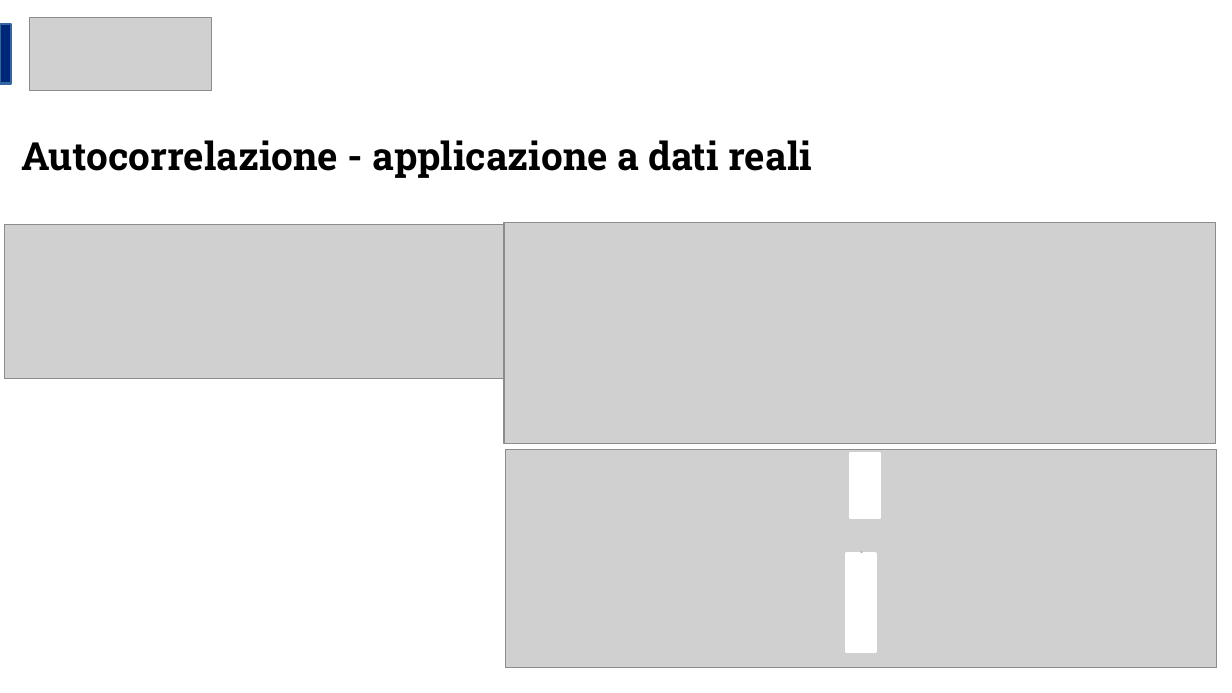
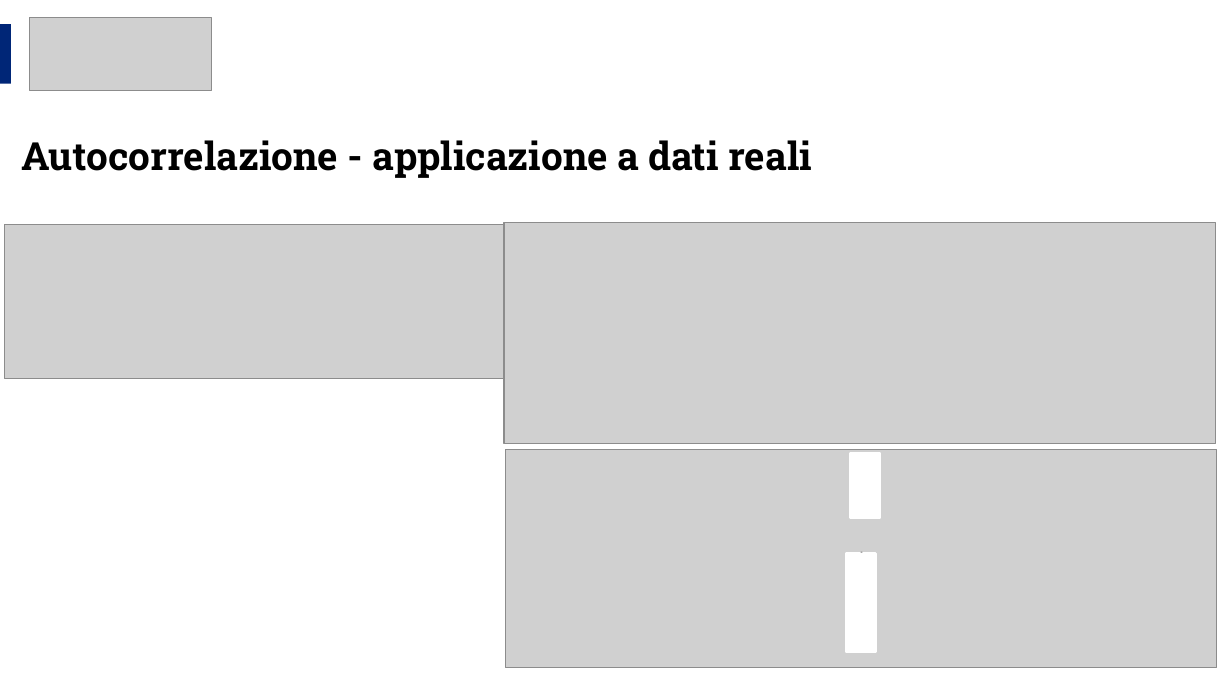
Before and after one commit to RayIci/Tesi-Laurea-Triennale-Infromatica, a slide deck: slide 14 of Discussione - Presentazione/Discussione - presentazione.odp. Drawn at 1232x693 pixels with LibreOffice and Linux fonts; fonts in the diff are those of the drawing; grey boxes stand for pictures. Boxes give left, top, right and bottom in pixels: in the first picture for what was removed or moved away, otherwise in the second. Text is boxed around its words. In the diff, an @@ line names an element or a change of style, - is before the commit and + after.

```diff
--- a/Discussione - Presentazione/Discussione - presentazione.odp
+++ b/Discussione - Presentazione/Discussione - presentazione.odp
@@ rectangle at box(0, 25, 11, 84): outline #3465A4 1.42 pt to none @@
```
Also in this commit, not shown: 14 other slides changed, 2 other files.
